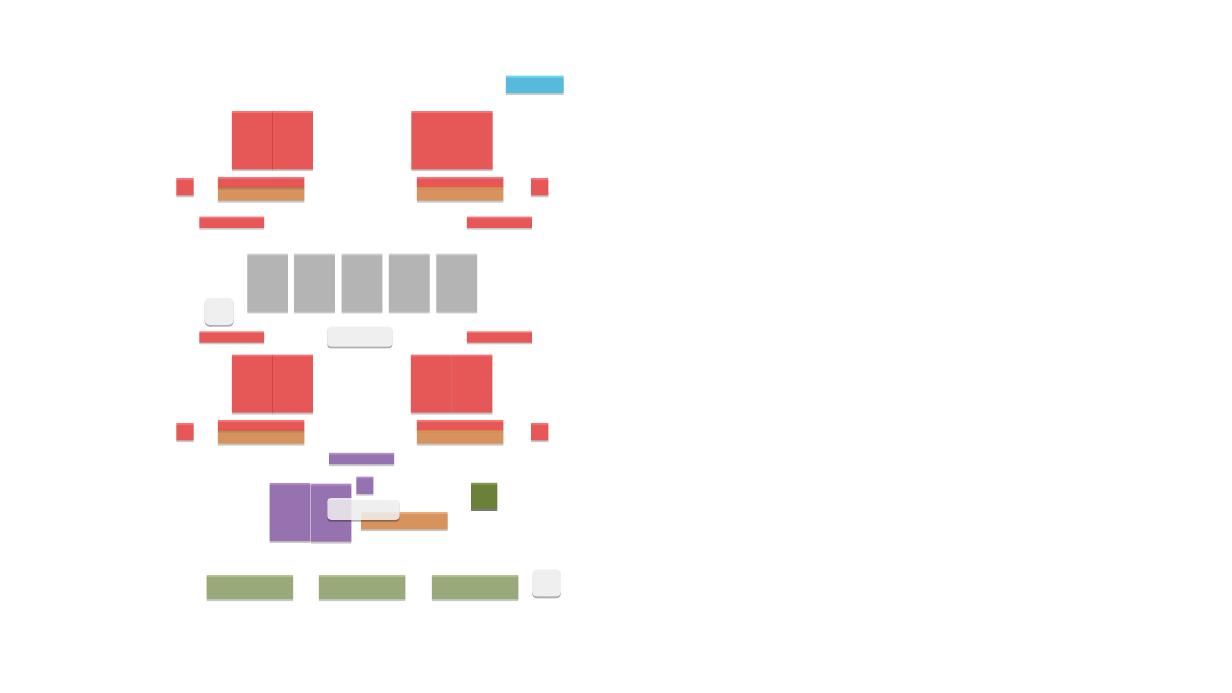
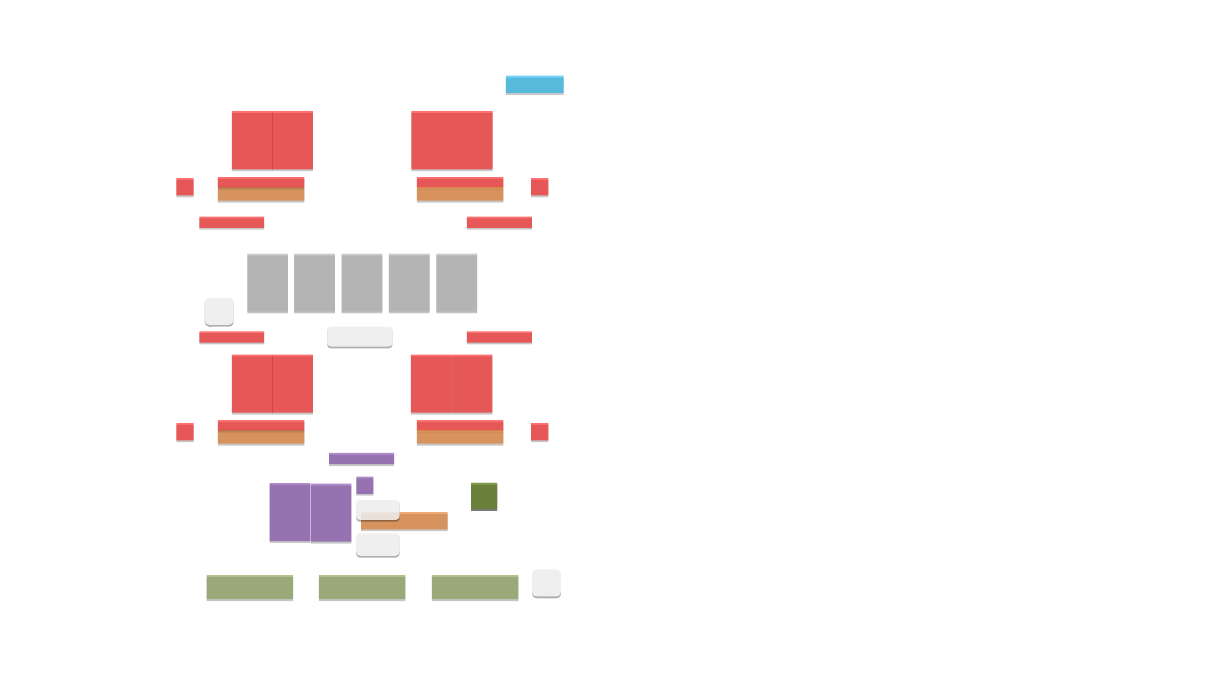
Before and after one commit to terry1013/Alesia, a slide deck: slide 1 of plugins/hero/resources/th-test app.ppt. Drawn at 1232x693 pixels with LibreOffice and Linux fonts; fonts in the diff are those of the drawing; background and template pictures are left out. Boxes give left, top, right and bottom in pixels: in the first picture for what was removed or moved away, otherwise in the second. Text is boxed around its words. In the diff, an @@ line names an element or a change of style, - is before the commit and + after.

```diff
--- a/plugins/hero/resources/th-test app.ppt
+++ b/plugins/hero/resources/th-test app.ppt
@@ rounded rectangle added at (356,498,399,519), fill #FFFFFF at 81% opacity @@
@@ rounded rectangle: place and size @@
-rounded rectangle at (327,498,399,519)
+rounded rectangle at (356,532,399,556)
```
Also in this commit, not shown: 9 other files.
